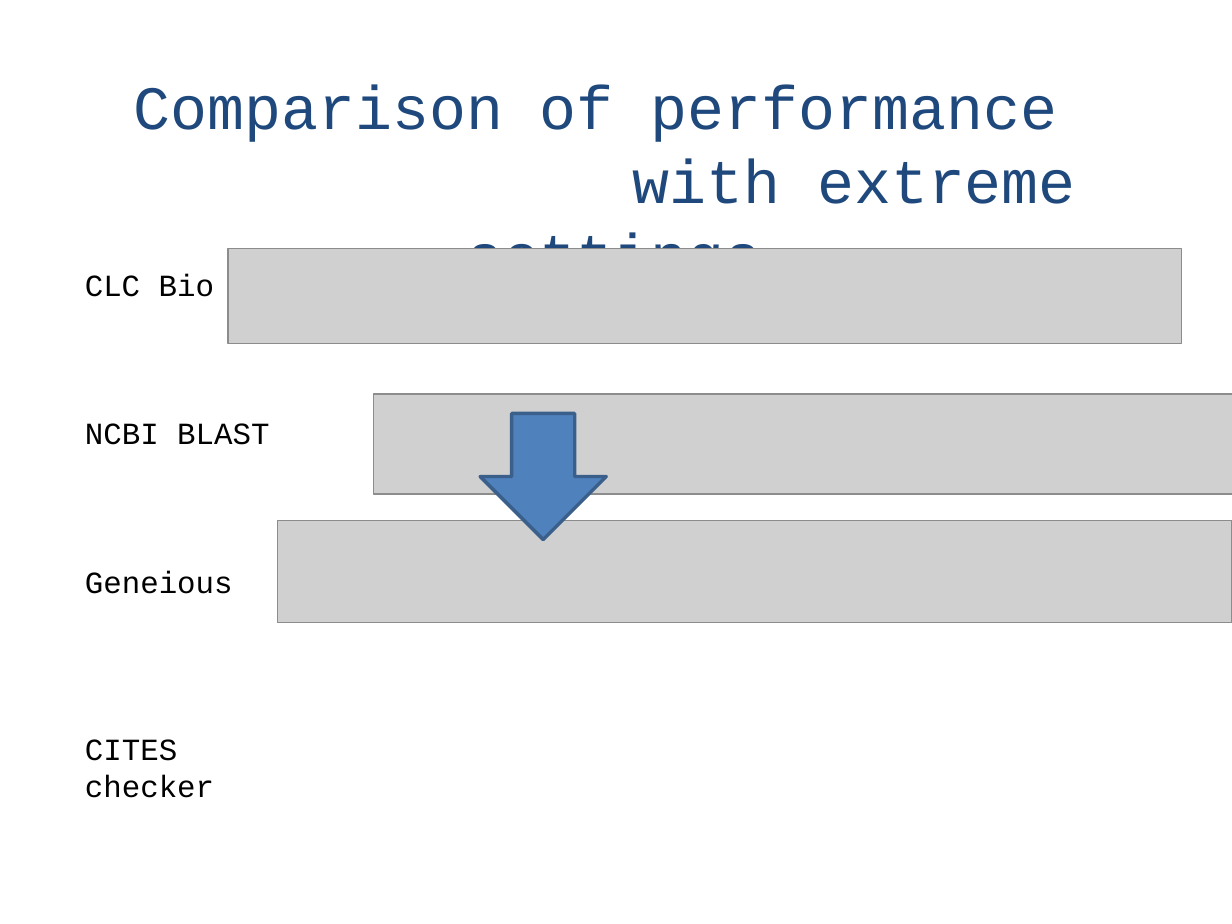
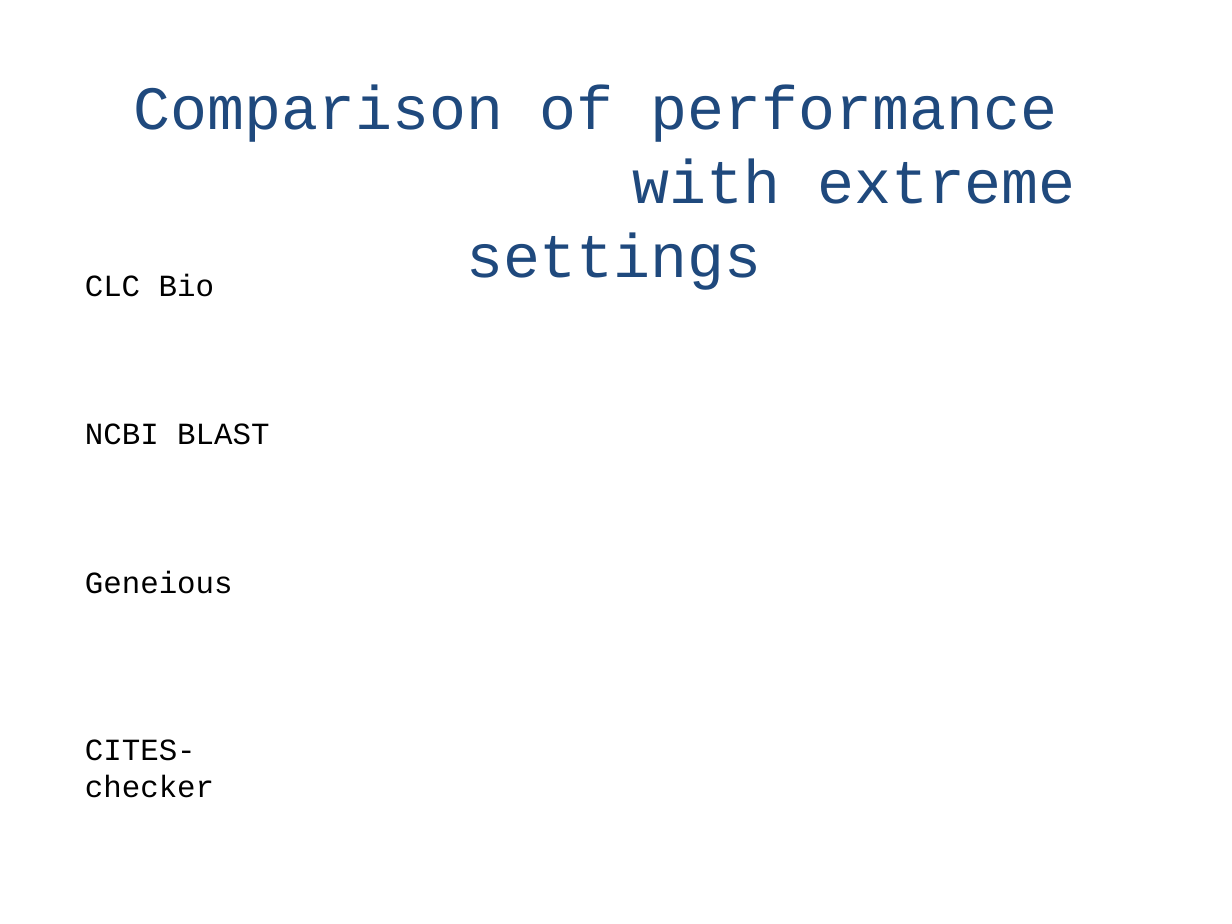
Before and after one commit to naturalis/HTS-barcode-checker, a slide deck: slide 23 of doc/presentationV4.pptx (slide 20 before the commit). Drawn at 1232x924 pixels with LibreOffice and Linux fonts; fonts in the diff are those of the drawing; grey boxes stand for pictures. Boxes give left, top, right and bottom in pixels: in the first picture for what was removed or moved away, otherwise in the second. Text is boxed around its words. In the diff, an @@ line names an element or a change of style, - is before the commit and + after.

```diff
--- a/doc/presentationV4.pptx
+++ b/doc/presentationV4.pptx
@@ picture removed at [228,249,1181,344] @@
@@ picture removed at [373,394,1232,494] @@
@@ down arrow removed at [480,414,606,540] @@
@@ picture removed at [277,520,1232,622] @@
@@ text at [85,739,214,798]: text changed @@
-CITES checker
+CITES-checker
```
Also in this commit, not shown: 17 other slides changed, 5 slides added, 2 other files.
